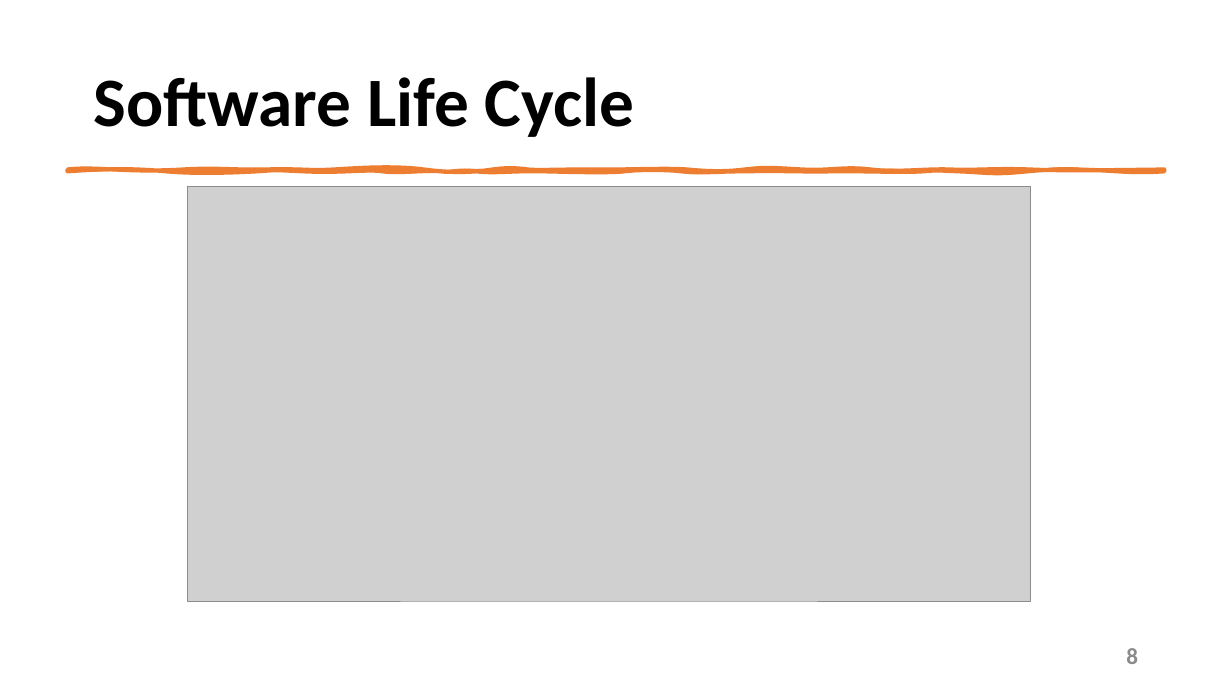
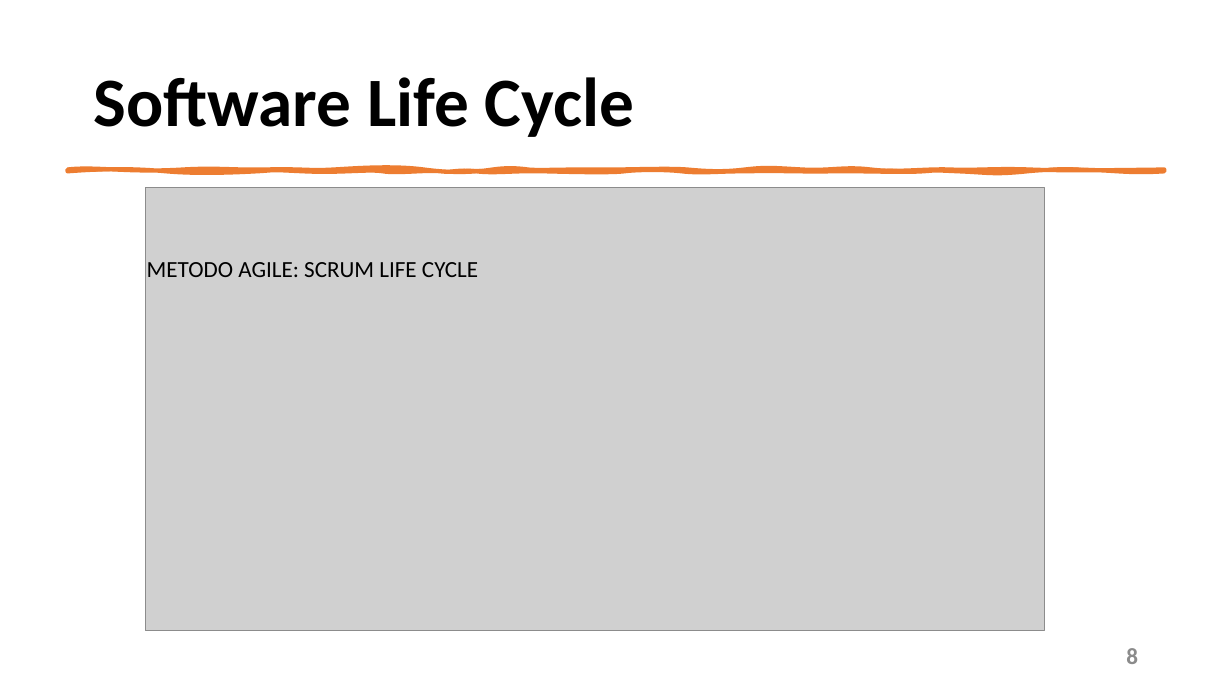
Before and after one commit to mangilimatteo/Progetto_Ingegneria_Software_Cattaneo_Mangili_Saini, a slide deck: slide 8 of Presentazione/Presentazione_Progetto.pptx. Drawn at 1232x693 pixels with LibreOffice and Linux fonts; fonts in the diff are those of the drawing; grey boxes stand for pictures. Boxes give left, top, right and bottom in pixels: in the first picture for what was removed or moved away, otherwise in the second. Text is boxed around its words. In the diff, an @@ line names an element or a change of style, - is before the commit and + after.

```diff
--- a/Presentazione/Presentazione_Progetto.pptx
+++ b/Presentazione/Presentazione_Progetto.pptx
@@ picture: place and size @@
-picture at [188,187,1031,602]
+picture at [145,187,1044,630]
@@ text added at [147,262,478,277], 18 pt, text #000000 @@
+METODO AGILE: SCRUM LIFE CYCLE
```
Also in this commit, not shown: 3 other slides changed.
